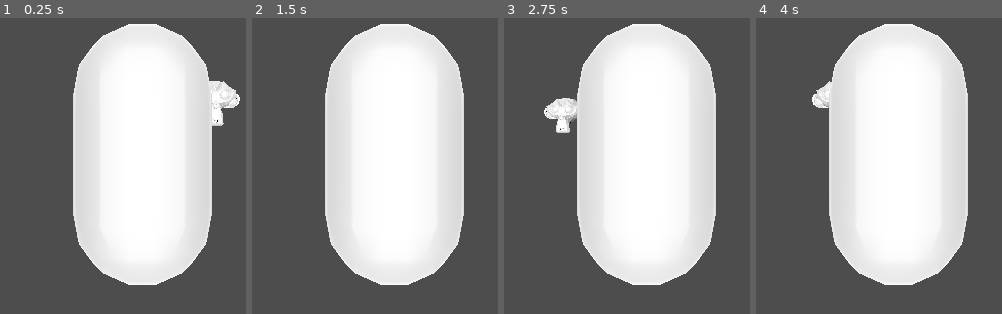
Above: before the commit, frames 1-4 (left to right).
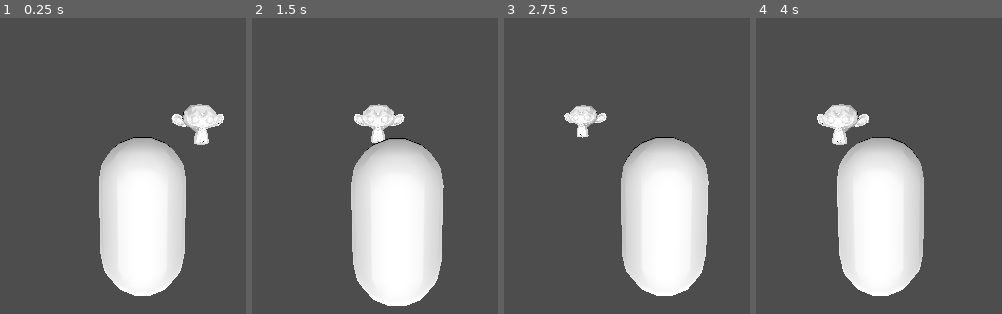
Above: after the commit, the same moments.

Repository: deshis/labra-peli
Game: Godot game, scene res://Scenes/main.tscn
Two runs of this game, one before a commit and one after it. Both use one fixed random seed, a clock stepped at 60 frames per second and the inputs below.
Inputs:
- Up to frame 1 (0.25 s): no input
- Up to frame 2 (1.5 s): tap Enter at 0.5 s; hold D (right) 0.53-1.28 s; hold S (backward) from 1.28 s (still down)
- Up to frame 3 (2.75 s): release S (backward) at 2.03 s; hold D (right) from 2.03 s (still down)
- Up to frame 4 (4 s): release D (right) at 2.78 s; hold W (forward) 2.78-3.53 s; hold A (left) from 3.53 s (still down)

The runs differ from the first frame. In frame 1, 34% of the frame differs, in the area x 29-98%, y 2-94%; in frame 2, 33%; in frame 3, 35%, in the area x 16-87%, y 2-94%; in frame 4, 34%.

Commit message:
camera follows player position

Diff:
--- a/Scenes/Player.tscn
+++ b/Scenes/Player.tscn
@@ -1,14 +1,26 @@
-[gd_scene load_steps=3 format=3 uid="uid://budf1fj3uv3ye"]
+[gd_scene load_steps=4 format=3 uid="uid://budf1fj3uv3ye"]
 
 [ext_resource type="PackedScene" uid="uid://28lx42e07qjf" path="res://Assets/capsule.glb" id="1_2cfi2"]
+[ext_resource type="Script" path="res://Scripts/Player.gd" id="1_wddm7"]
 
 [sub_resource type="CapsuleShape3D" id="CapsuleShape3D_43n53"]
 radius = 1.1
 height = 4.2
 
 [node name="Player" type="CharacterBody3D"]
+script = ExtResource("1_wddm7")
 
 [node name="CollisionShape3D" type="CollisionShape3D" parent="."]
 shape = SubResource("CapsuleShape3D_43n53")
 
 [node name="capsule" parent="." instance=ExtResource("1_2cfi2")]
+
+[node name="CameraController" type="Node3D" parent="."]
+top_level = true
+
+[node name="CameraTarget" type="Node3D" parent="CameraController"]
+transform = Transform3D(1, 0, 0, 0, 0.988234, 0.152951, 0, -0.152951, 0.988234, 0, 2.84024, 7.56479)
+
+[node name="Camera3D" type="Camera3D" parent="CameraController/CameraTarget"]
+transform = Transform3D(1, 0, 0, 0, 1, 1.49012e-08, 0, 0, 1, 0, 0, 0)
+current = true
--- a/Scenes/main.tscn
+++ b/Scenes/main.tscn
@@ -1,20 +1,15 @@
-[gd_scene load_steps=5 format=3 uid="uid://chpqcweaiakc5"]
+[gd_scene load_steps=4 format=3 uid="uid://chpqcweaiakc5"]
 
 [ext_resource type="Script" path="res://Scripts/main.gd" id="1_cx8ll"]
 [ext_resource type="PackedScene" uid="uid://budf1fj3uv3ye" path="res://Scenes/Player.tscn" id="2_d6f1p"]
-[ext_resource type="Script" path="res://Scripts/Player.gd" id="3_2wria"]
 [ext_resource type="PackedScene" uid="uid://ekyt2ivgmsmy" path="res://Assets/monkey.glb" id="4_y0b6v"]
 
 [node name="Main" type="Node3D"]
 script = ExtResource("1_cx8ll")
 
-[node name="Player" parent="." instance=ExtResource("2_d6f1p")]
-script = ExtResource("3_2wria")
-
-[node name="Camera3D" type="Camera3D" parent="Player"]
-transform = Transform3D(1, 0, 0, 0, 1, 0, 0, 0, 1, 0, 0, 5)
-
 [node name="DirectionalLight3D" type="DirectionalLight3D" parent="."]
 
 [node name="monkey" parent="." instance=ExtResource("4_y0b6v")]
 transform = Transform3D(1, 0, 0, 0, 1, 0, 0, 0, 1, 2.85626, 2.10367, -7.17089)
+
+[node name="Player" parent="." instance=ExtResource("2_d6f1p")]
--- a/Scripts/Player.gd
+++ b/Scripts/Player.gd
@@ -3,9 +3,10 @@
 
 const SPEED = 5.0
 
-
+@onready var camera_controller = $CameraController
 
 func _physics_process(delta):
+
 	# Get the input direction and handle the movement/deceleration.
 	# As good practice, you should replace UI actions with custom gameplay actions.
 	var input_dir = Input.get_vector("left", "right", "forward", "backward")
@@ -18,3 +19,6 @@
 		velocity.z = move_toward(velocity.z, 0, SPEED)
 
 	move_and_slide()
+
+	#Make camera follow player
+	camera_controller.position = lerp(camera_controller.position, position, 0.15)
